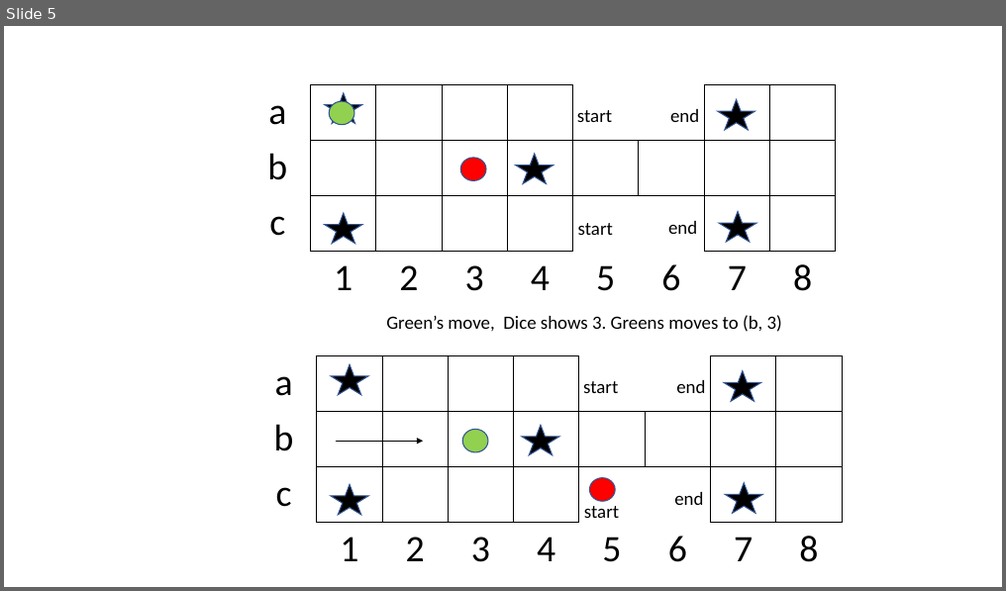
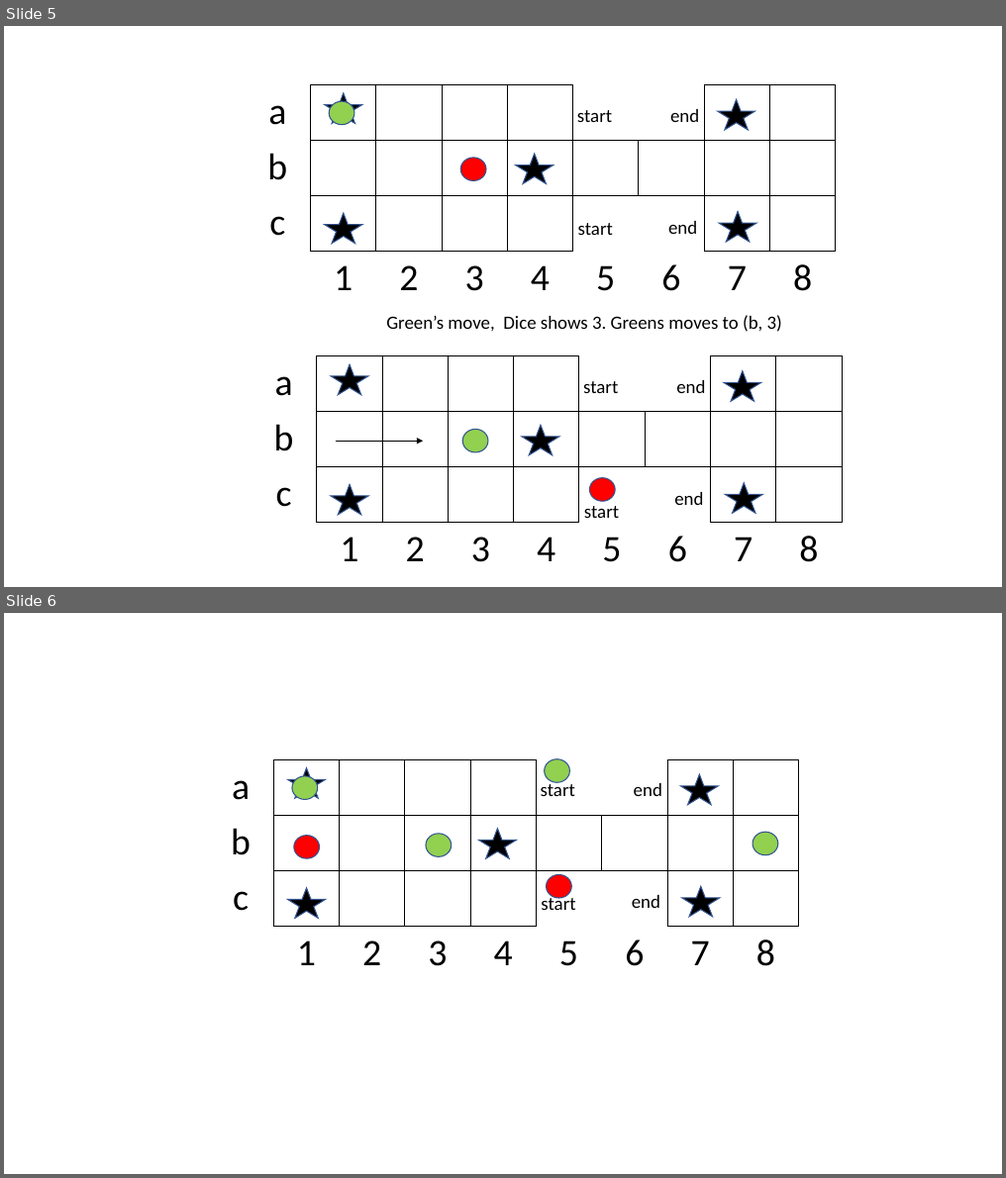
Before and after one commit to malhotra-sidharth/game-of-ur-reinforcement-learning, a slide deck: diagrams/game_play.pptx. Shown one above the other, each under a label of ours: slide 5 before the commit, slides 5 and 6 after it. The pictures are 1006x591 and 1006x1178 pixels, drawn with LibreOffice and Linux fonts; fonts in the diff are those of the drawing. Boxes give left, top, right and bottom in pixels: in the first picture for what was removed or moved away, otherwise in the second. Text is boxed around its words. In the diff, an @@ line names an element or a change of style, - is before the commit and + after.

```diff
--- a/diagrams/game_play.pptx
+++ b/diagrams/game_play.pptx
@@ slide 6 added at (x1=4, y1=613, x2=1002, y2=1174), background #FFFFFF @@
@@ table added at (x1=208, y1=760, x2=801, y2=981), 4 rows, 9 columns @@
+a |  |  |  |  |  |  |  | 
+b |  |  |  |  |  |  |  | 
+c |  |  |  |  |  |  |  | 
+ | 1 | 2 | 3 | 4 | 5 | 6 | 7 | 8
@@ ellipse added at (x1=545, y1=759, x2=570, y2=782), fill #92D050, outline #325491 1 pt @@
@@ star added at (x1=288, y1=768, x2=325, y2=798), fill #000000, outline #325491 1 pt @@
@@ ellipse added at (x1=292, y1=776, x2=318, y2=799), fill #92D050, outline #325491 1 pt @@
@@ text added at (x1=541, y1=781, x2=575, y2=796), 18 pt, text #000000 @@
+start
@@ text added at (x1=634, y1=783, x2=662, y2=796), 18 pt, text #000000 @@
+end
@@ star added at (x1=681, y1=774, x2=718, y2=805), fill #000000, outline #325491 1 pt @@
@@ ellipse added at (x1=294, y1=836, x2=319, y2=859), fill #FF0000, outline #325491 1 pt @@
@@ ellipse added at (x1=426, y1=834, x2=450, y2=858), fill #92D050, outline #325491 1 pt @@
@@ star added at (x1=478, y1=829, x2=516, y2=859), fill #000000, outline #325491 1 pt @@
@@ ellipse added at (x1=752, y1=833, x2=778, y2=856), fill #92D050, outline #325491 1 pt @@
@@ ellipse added at (x1=546, y1=875, x2=571, y2=898), fill #FF0000, outline #325491 1 pt @@
@@ star added at (x1=288, y1=888, x2=325, y2=919), fill #000000, outline #325491 1 pt @@
@@ text added at (x1=541, y1=894, x2=575, y2=910), 18 pt, text #000000 @@
+start
@@ text added at (x1=632, y1=895, x2=660, y2=908), 18 pt, text #000000 @@
+end
@@ star added at (x1=682, y1=886, x2=720, y2=916), fill #000000, outline #325491 1 pt @@
```
Also in this commit, not shown: 2 other files.
